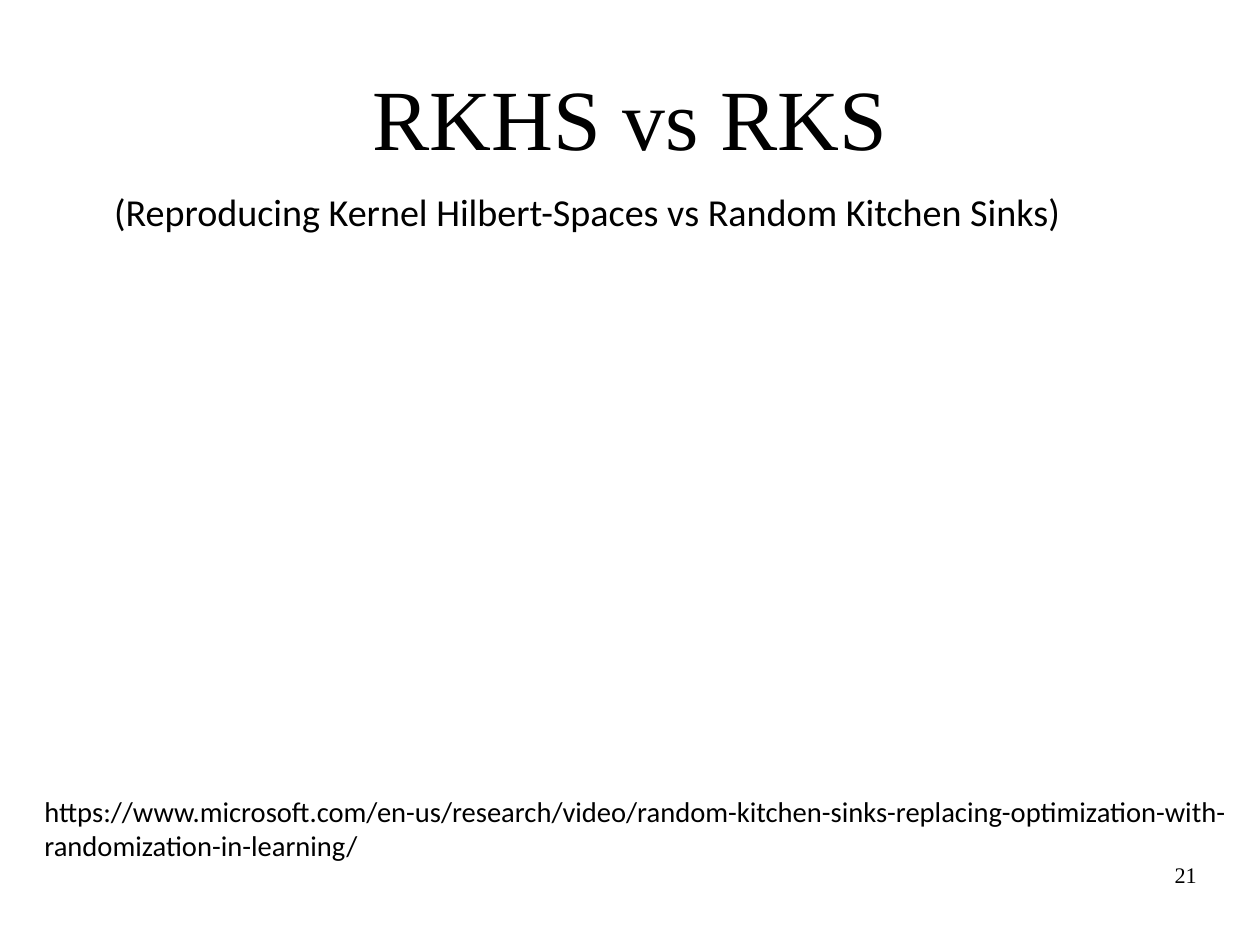
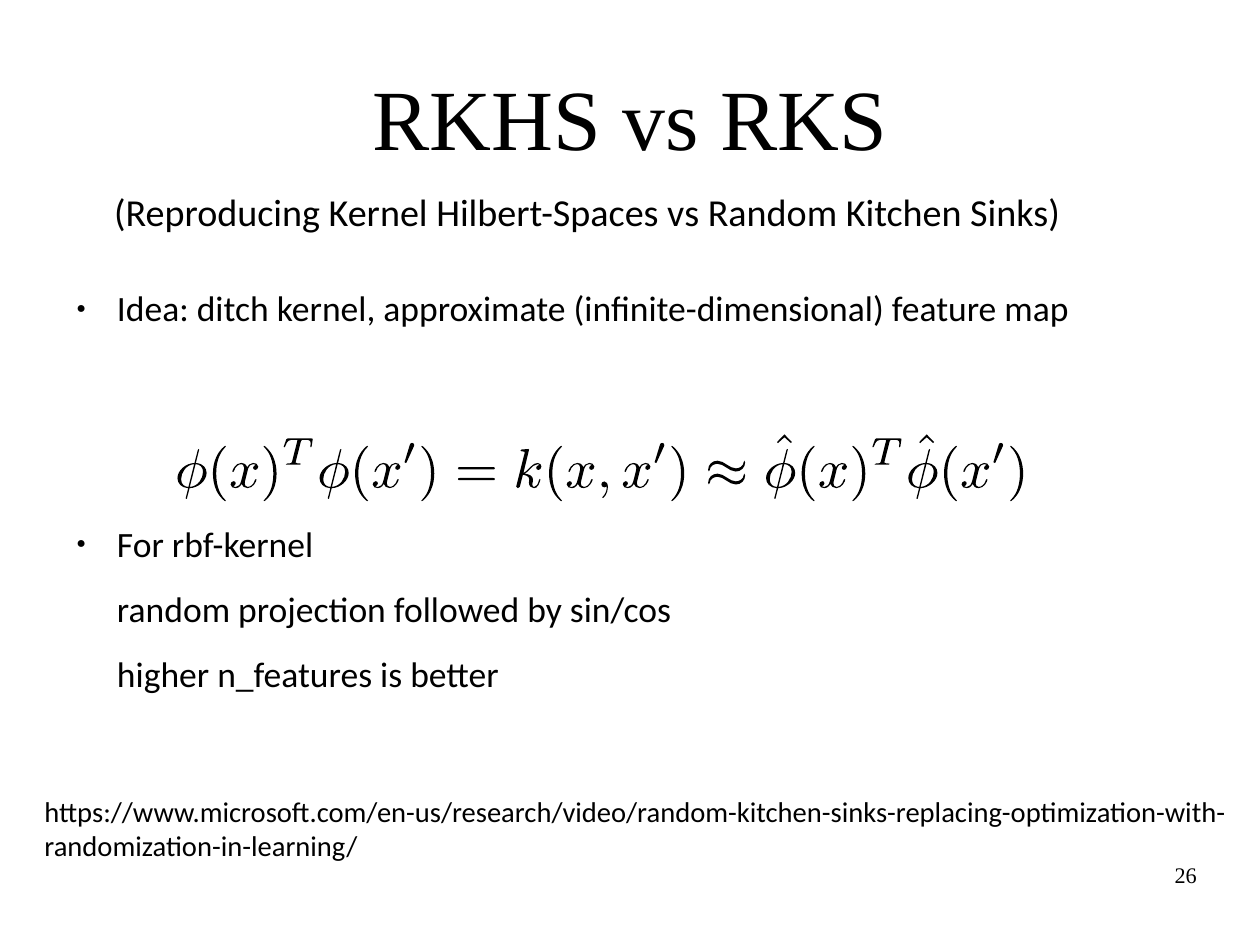
Before and after one commit to amueller/applied_ml_spring_2017, a slide deck: slide 26 of slides/aml-09-021517.odp (slide 21 before the commit). Drawn at 1260x945 pixels with LibreOffice and Linux fonts; fonts in the diff are those of the drawing. Boxes give left, top, right and bottom in pixels: in the first picture for what was removed or moved away, otherwise in the second. Text is boxed around its words. In the diff, an @@ line names an element or a change of style, - is before the commit and + after.

```diff
--- a/slides/aml-09-021517.odp
+++ b/slides/aml-09-021517.odp
@@ text added at bbox=[117, 295, 1068, 693], 22.4 pt, text #000000 @@
+● Idea: ditch kernel, approximate (infinite-dimensional) feature map
+● For rbf-kernel
+random projection followed by sin/cos
+higher n_features is better
@@ group added at bbox=[177, 434, 1023, 502]: 31 freeform shapes @@
@@ page number at bbox=[1175, 868, 1197, 884]: text changed @@
-21
+26
```
Also in this commit, not shown: 11 other slides changed, 7 slides added, 1 slide removed, 1 other file.
